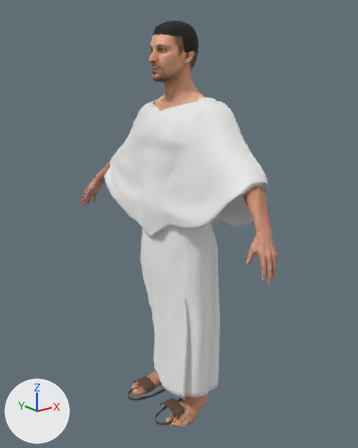
Before and after pictures for a commit that changed the glTF model src/VRHaji.Web/wwwroot/assets/characters/outfits/man-ihram-covered.glb.
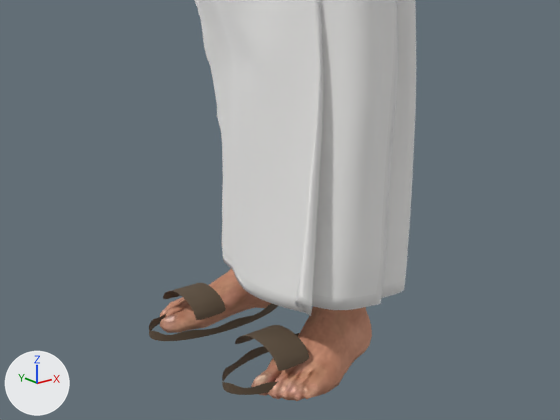
Each version is shown whole from a 50 mm lens placed at (-1.335, -1.721, 1.608), pointed at (0.042, 0.0, 0.92), then close up from a 50 mm lens placed at (-0.801, -1.02, 0.642), pointed at (0.028, 0.015, 0.228). Every picture has the same lights, and +X, +Y and +Z are marked at lower left. The first two pictures are the older version. Where no turn or scale is listed for an object, it has been applied to the vertices.

The older version as bpy lines, for what is in view:
```python
ob_ihram_izar = bpy.data.objects.new('Ihram_Izar', me_ihram_izar_001)
ob_ihram_izar.location = (0.0, -0.001, 0.895)
ob_sandal_l = bpy.data.objects.new('Sandal_L', me_sandal_l)
ob_sandal_l.location = (0.0, -0.001, 0.895)
ob_sandal_r = bpy.data.objects.new('Sandal_R', me_sandal_r)
ob_sandal_r.location = (0.0, -0.001, 0.895)
ob_sandal_strap_l = bpy.data.objects.new('Sandal_Strap_L', me_sandal_strap_l)
ob_sandal_strap_l.location = (0.0, -0.001, 0.895)
ob_sandal_strap_r = bpy.data.objects.new('Sandal_Strap_R', me_sandal_strap_r)
ob_sandal_strap_r.location = (0.0, -0.001, 0.895)
# also in view: 'Skin_Feet' at (-0.017, -0.002, 0.085)
```
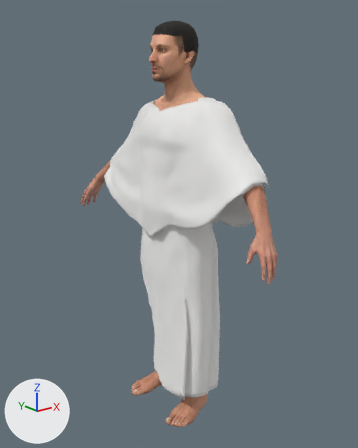
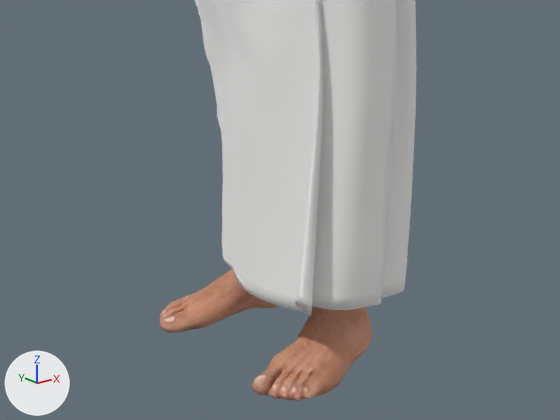
Diff of the bpy script that builds the scene:
```diff
--- a/src/VRHaji.Web/wwwroot/assets/characters/outfits/man-ihram-covered.glb.py
+++ b/src/VRHaji.Web/wwwroot/assets/characters/outfits/man-ihram-covered.glb.py
@@ ob_sandal_l @@
-ob_sandal_l = bpy.data.objects.new('Sandal_L', me_sandal_l)
-ob_sandal_l.location = (0.0, -0.001, 0.895)
@@ ob_sandal_r @@
-ob_sandal_r = bpy.data.objects.new('Sandal_R', me_sandal_r)
-ob_sandal_r.location = (0.0, -0.001, 0.895)
@@ ob_sandal_strap_l @@
-ob_sandal_strap_l = bpy.data.objects.new('Sandal_Strap_L', me_sandal_strap_l)
-ob_sandal_strap_l.location = (0.0, -0.001, 0.895)
@@ ob_sandal_strap_r @@
-ob_sandal_strap_r = bpy.data.objects.new('Sandal_Strap_R', me_sandal_strap_r)
-ob_sandal_strap_r.location = (0.0, -0.001, 0.895)
```

Pixel boxes [x1, y1, x2, y2] of what changed, in the close-ups (560 x 420 px):
'Sandal_Strap_L', deleted (brown): before [235, 325, 309, 371]
'Sandal_Strap_R', deleted (brown): before [163, 283, 226, 320]
'Sandal_R', deleted (brown): before [149, 303, 278, 341]
'Sandal_L', deleted (brown): before [222, 333, 299, 395]
